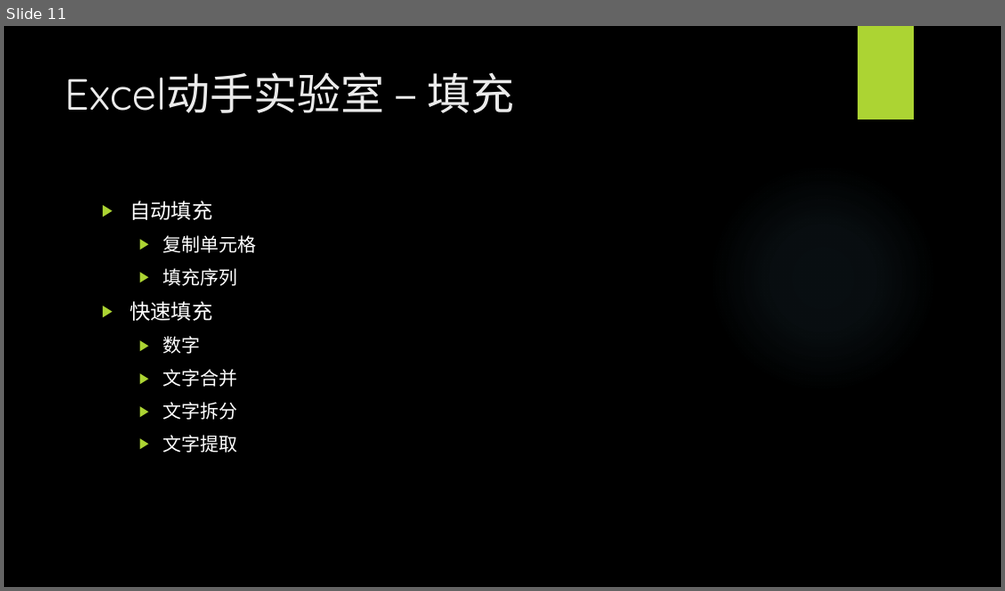
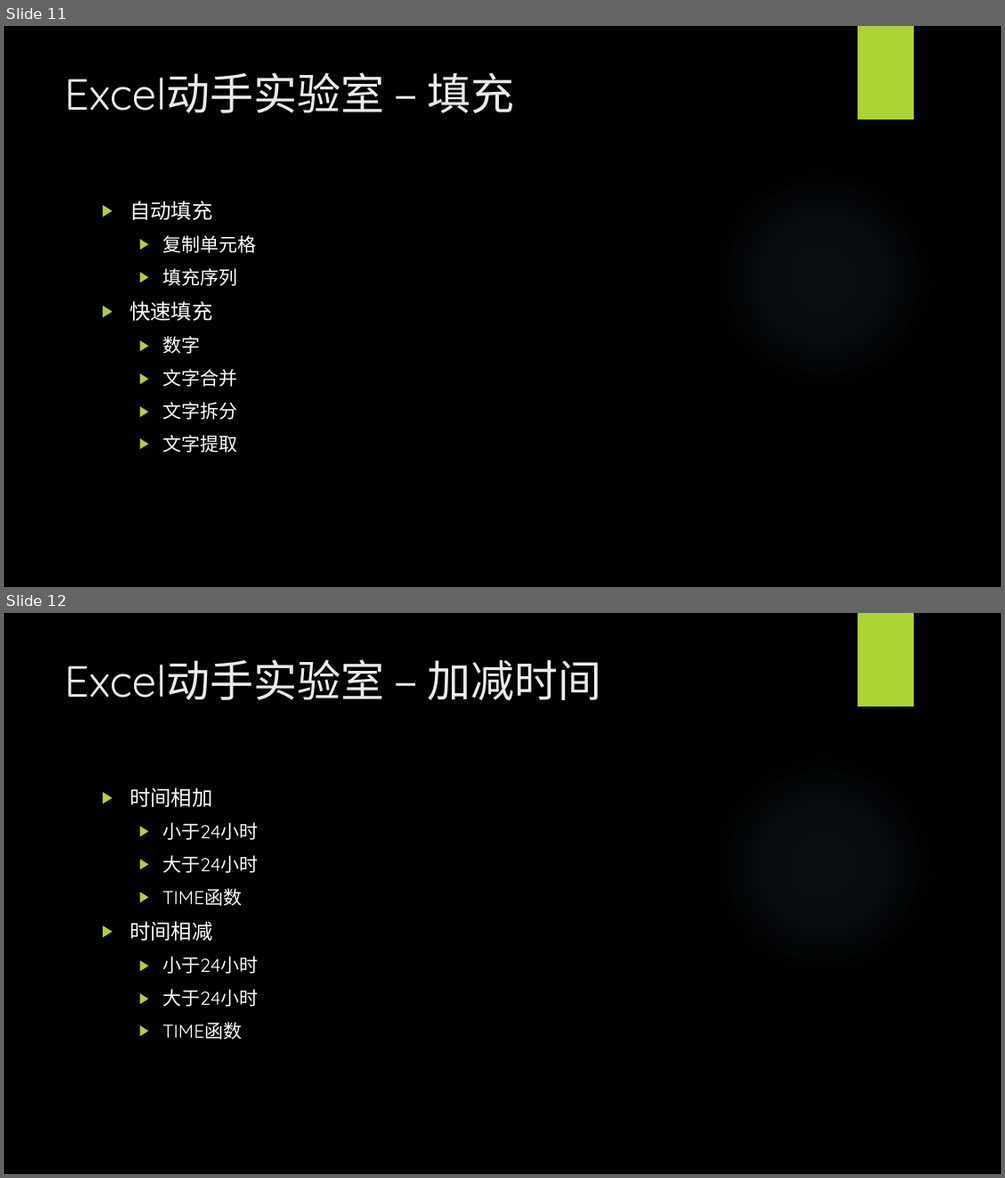
Before and after one commit to BigEgg/OfficeTraining, a slide deck: Excel动手实验室.pptx. Shown one above the other, each under a label of ours: slide 11 before the commit, slides 11 and 12 after it. The pictures are 1005x591 and 1005x1178 pixels, drawn with LibreOffice and Linux fonts; fonts in the diff are those of the drawing; background and template pictures are left out. Boxes give left, top, right and bottom in pixels: in the first picture for what was removed or moved away, otherwise in the second. Text is boxed around its words. In the diff, an @@ line names an element or a change of style, - is before the commit and + after.

```diff
--- a/Excel动手实验室.pptx
+++ b/Excel动手实验室.pptx
@@ slide 12 added at [4, 613, 1001, 1174], background picture (left out); not listed: 2 template elements that a slide beside it also shows @@
@@ title added at [65, 659, 602, 700], 42 pt, text #EBEBEB @@
+Excel动手实验室 – 加减时间
@@ text added at [129, 787, 259, 1039], 18 pt, text #FFFFFF @@
+▶ 时间相加
+  ▶ 小于24小时
+  ▶ 大于24小时
+  ▶ TIME函数
+▶ 时间相减
+  ▶ 小于24小时
+  ▶ 大于24小时
+  ▶ TIME函数
```
Also in this commit, not shown: 1 other file.
